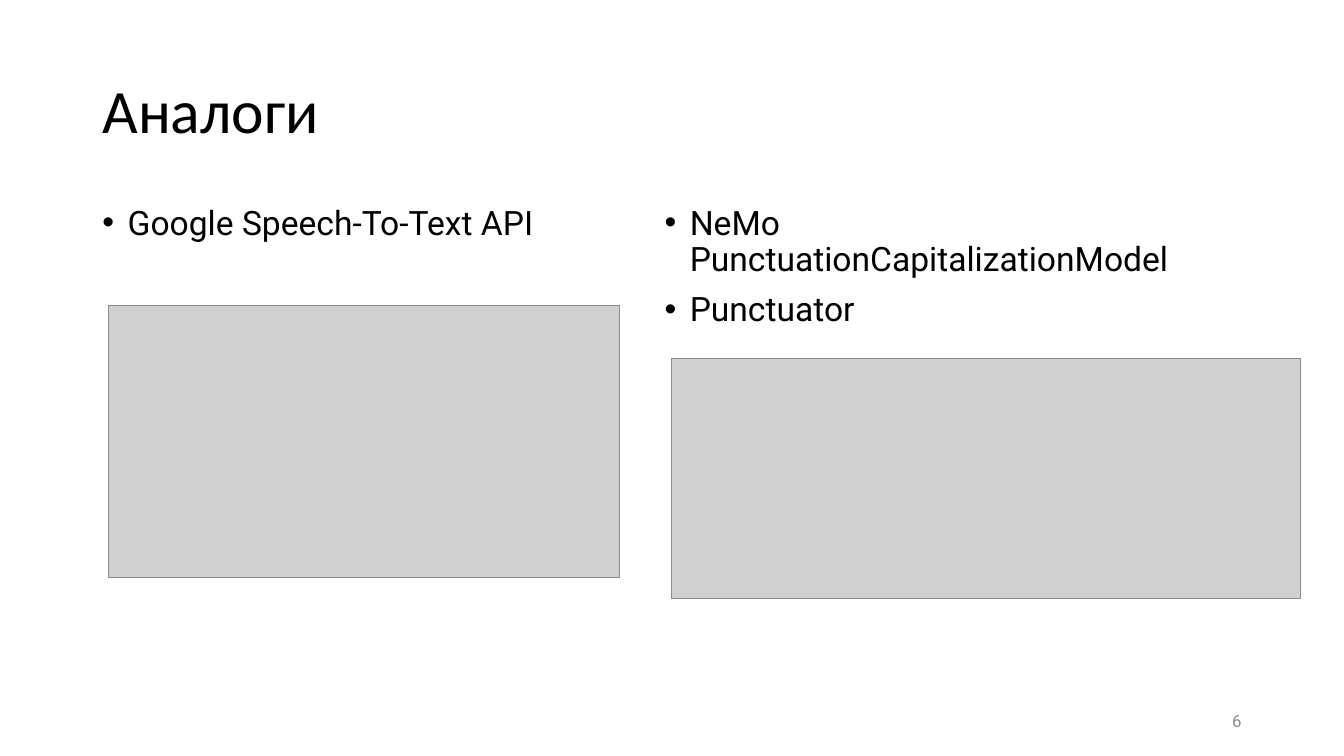
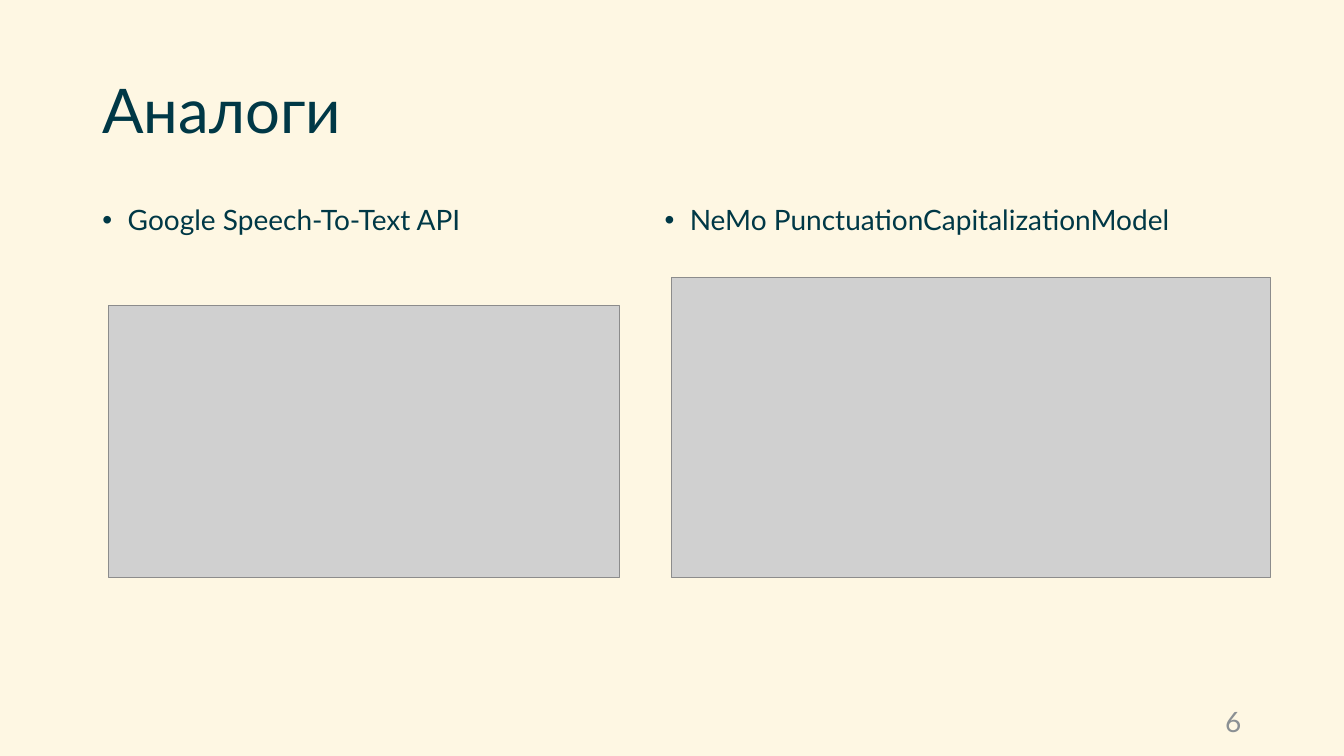
Before and after one commit to SirojiddinSaidmurodov/degree-work, a slide deck: slide 6 of docs/Предзащита.pptx. Drawn at 1344x756 pixels with LibreOffice and Linux fonts; fonts in the diff are those of the drawing; grey boxes stand for pictures. Boxes give left, top, right and bottom in pixels: in the first picture for what was removed or moved away, otherwise in the second. Text is boxed around its words. In the diff, an @@ line names an element or a change of style, - is before the commit and + after.

```diff
--- a/docs/Предзащита.pptx
+++ b/docs/Предзащита.pptx
@@ background #FFFFFF to #FEF7E3 @@
@@ title "Аналоги" at bbox=[102, 89, 341, 134]: font Calibri to Lato, text colour #000000 to #003846 @@
@@ text "Google Speech-To-Text API" at bbox=[128, 209, 461, 235]: size 24 to 20 pt, font Roboto to Lato, text colour #000000 to #003846 @@
@@ text "NeMo PunctuationCapitalizationModel" at bbox=[690, 209, 1169, 235]: size 24 to 20 pt, font Roboto to Lato, text colour #000000 to #003846 @@
@@ picture: place and size @@
-picture at bbox=[673, 359, 1301, 599]
+picture at bbox=[673, 277, 1271, 577]
@@ text at bbox=[690, 297, 855, 322]: paragraph removed @@
-• Punctuator
@@ page number at bbox=[1225, 712, 1241, 732]: size 12 to 20 pt, font Roboto to Lato, text colour #8C8C8C to #8C9194 @@
```
Also in this commit, not shown: 8 other slides changed, 5 slides added, 1 slide removed, 3 other files.
